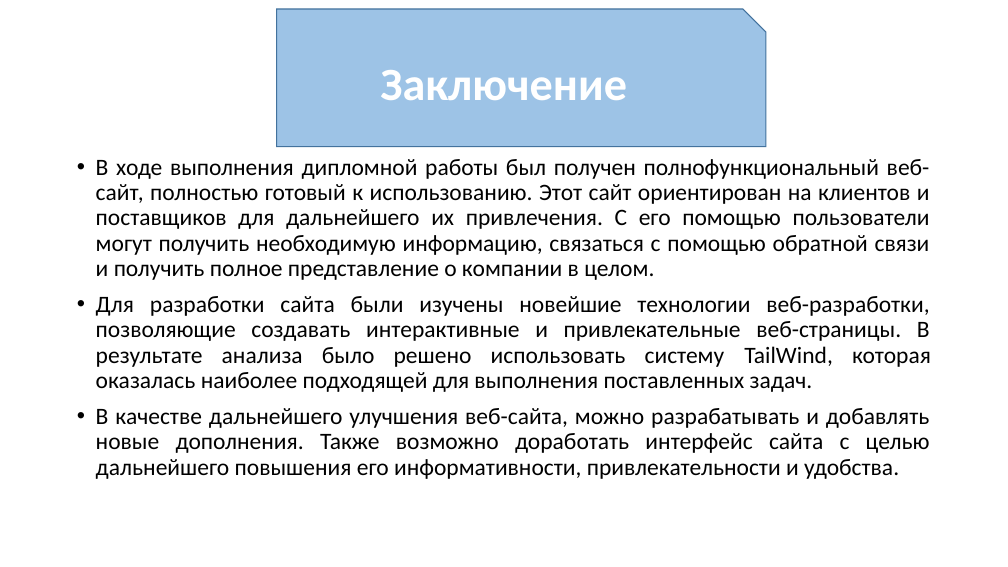
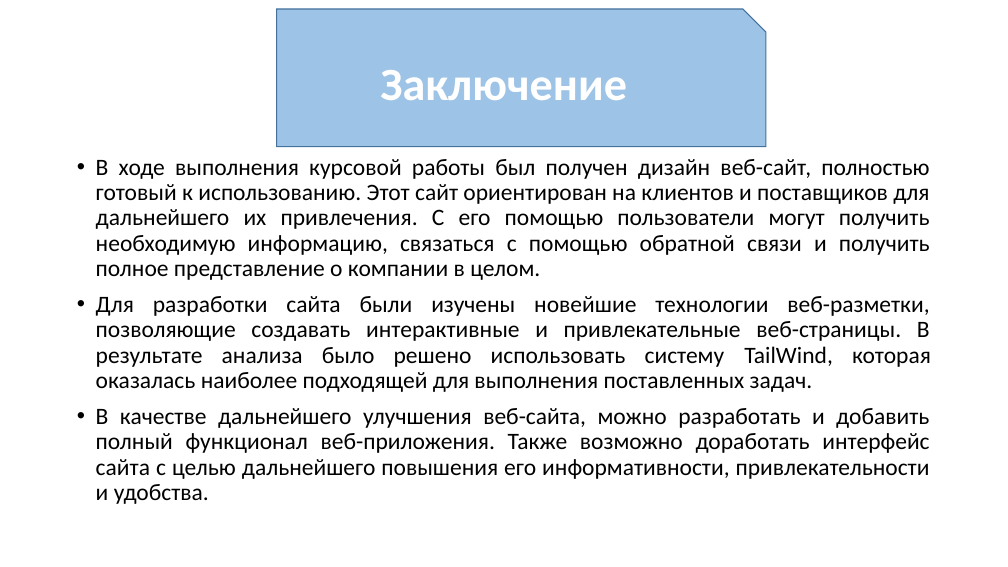
Before and after one commit to huggegg/kursa4, a slide deck: slide 13 of документы курсовой/проект.pptx (slide 10 before the commit). Drawn at 1008x567 pixels with LibreOffice and Linux fonts; fonts in the diff are those of the drawing. Boxes give left, top, right and bottom in pixels: in the first picture for what was removed or moved away, otherwise in the second. Text is boxed around its words. In the diff, an @@ line names an element or a change of style, - is before the commit and + after.

```diff
--- a/документы курсовой/проект.pptx
+++ b/документы курсовой/проект.pptx
@@ text at (96, 159, 931, 504): text changed @@
-• В ходе выполнения дипломной работы был получен полнофункциональный веб-сайт, полностью готовый к использованию. Этот сайт ориентирован на клиентов и поставщиков для дальнейшего их привлечения. С его помощью пользователи могут получить необходимую информацию, связаться с помощью обратной связи и получить полное представление о компании в целом.
-• Для разработки сайта были изучены новейшие технологии веб-разработки, позволяющие создавать интерактивные и привлекательные веб-страницы. В результате анализа было решено использовать систему TailWind, которая оказалась наиболее подходящей для выполнения поставленных задач.
-• В качестве дальнейшего улучшения веб-сайта, можно разрабатывать и добавлять новые дополнения. Также возможно доработать интерфейс сайта с целью дальнейшего повышения его информативности, привлекательности и удобства.
+• В ходе выполнения курсовой работы был получен дизайн веб-сайт, полностью готовый к использованию. Этот сайт ориентирован на клиентов и поставщиков для дальнейшего их привлечения. С его помощью пользователи могут получить необходимую информацию, связаться с помощью обратной связи и получить полное представление о компании в целом.
+• Для разработки сайта были изучены новейшие технологии веб-разметки, позволяющие создавать интерактивные и привлекательные веб-страницы. В результате анализа было решено использовать систему TailWind, которая оказалась наиболее подходящей для выполнения поставленных задач.
+• В качестве дальнейшего улучшения веб-сайта, можно разработать и добавить полный функционал веб-приложения. Также возможно доработать интерфейс сайта с целью дальнейшего повышения его информативности, привлекательности и удобства.
```
Also in this commit, not shown: 4 other slides changed, 3 slides added, 1 other file.
